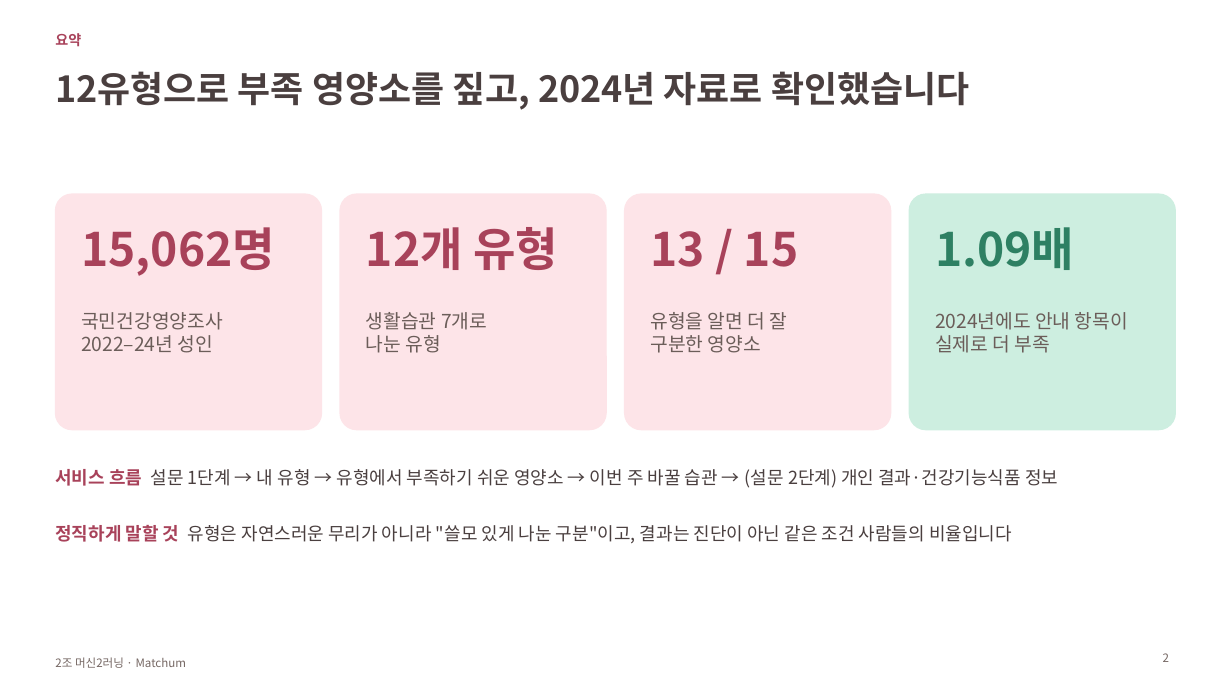
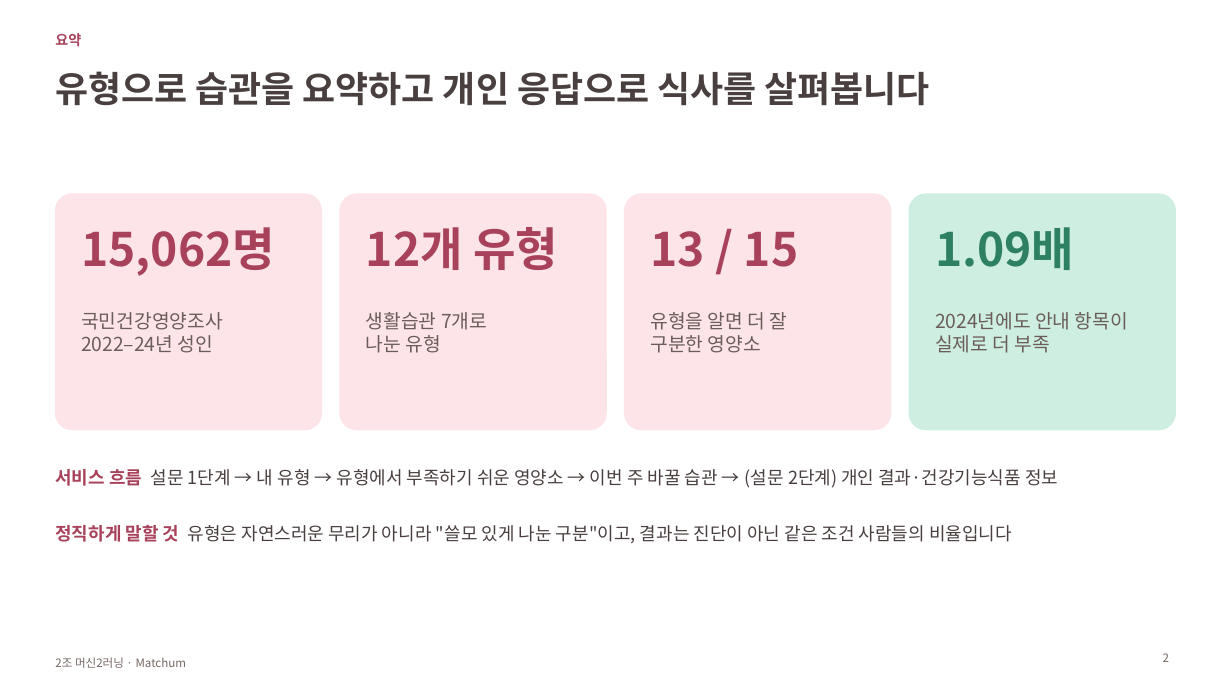
Before and after one commit to BigskyYang/Matchum, a slide deck: slide 2 of Yuhwan/발표_B안/최종발표_B안_생활습관유형_부족영양소.pptx. Drawn at 1232x693 pixels with LibreOffice and Linux fonts; fonts in the diff are those of the drawing. Boxes give left, top, right and bottom in pixels: in the first picture for what was removed or moved away, otherwise in the second. Text is boxed around its words. In the diff, an @@ line names an element or a change of style, - is before the commit and + after.

Commit message:
feat(web): 유형 설명과 개인 예측을 구분하고 설문 분기 및 발표 자료 개편

```diff
--- a/Yuhwan/발표_B안/최종발표_B안_생활습관유형_부족영양소.pptx
+++ b/Yuhwan/발표_B안/최종발표_B안_생활습관유형_부족영양소.pptx
@@ title at (55, 71, 930, 106): text changed @@
-12유형으로 부족 영양소를 짚고, 2024년 자료로 확인했습니다
+유형으로 습관을 요약하고 개인 응답으로 식사를 살펴봅니다
```
Also in this commit, not shown: 11 other slides changed, 5 slides added, 1 slide removed, 36 other files.
